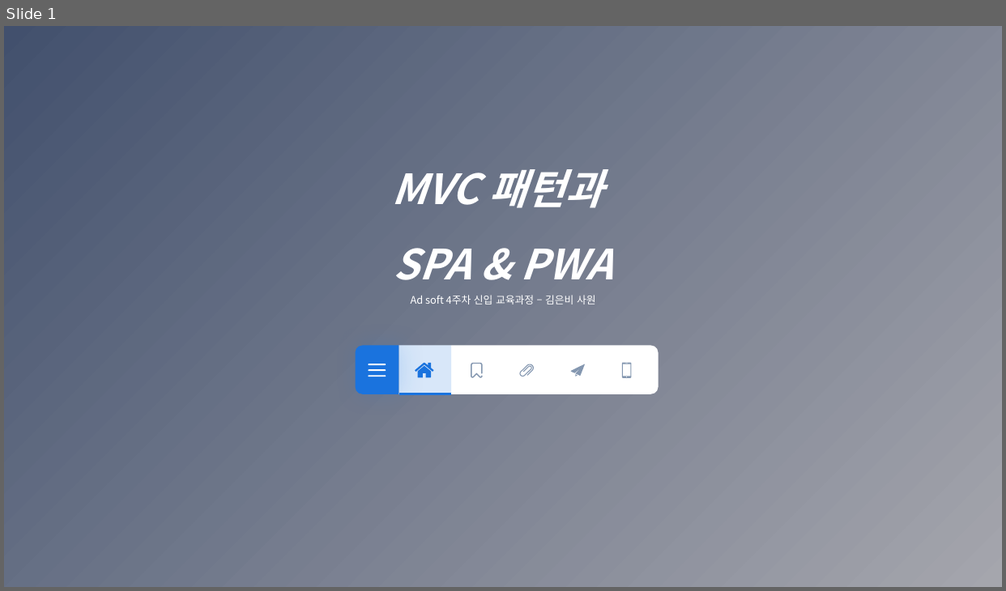
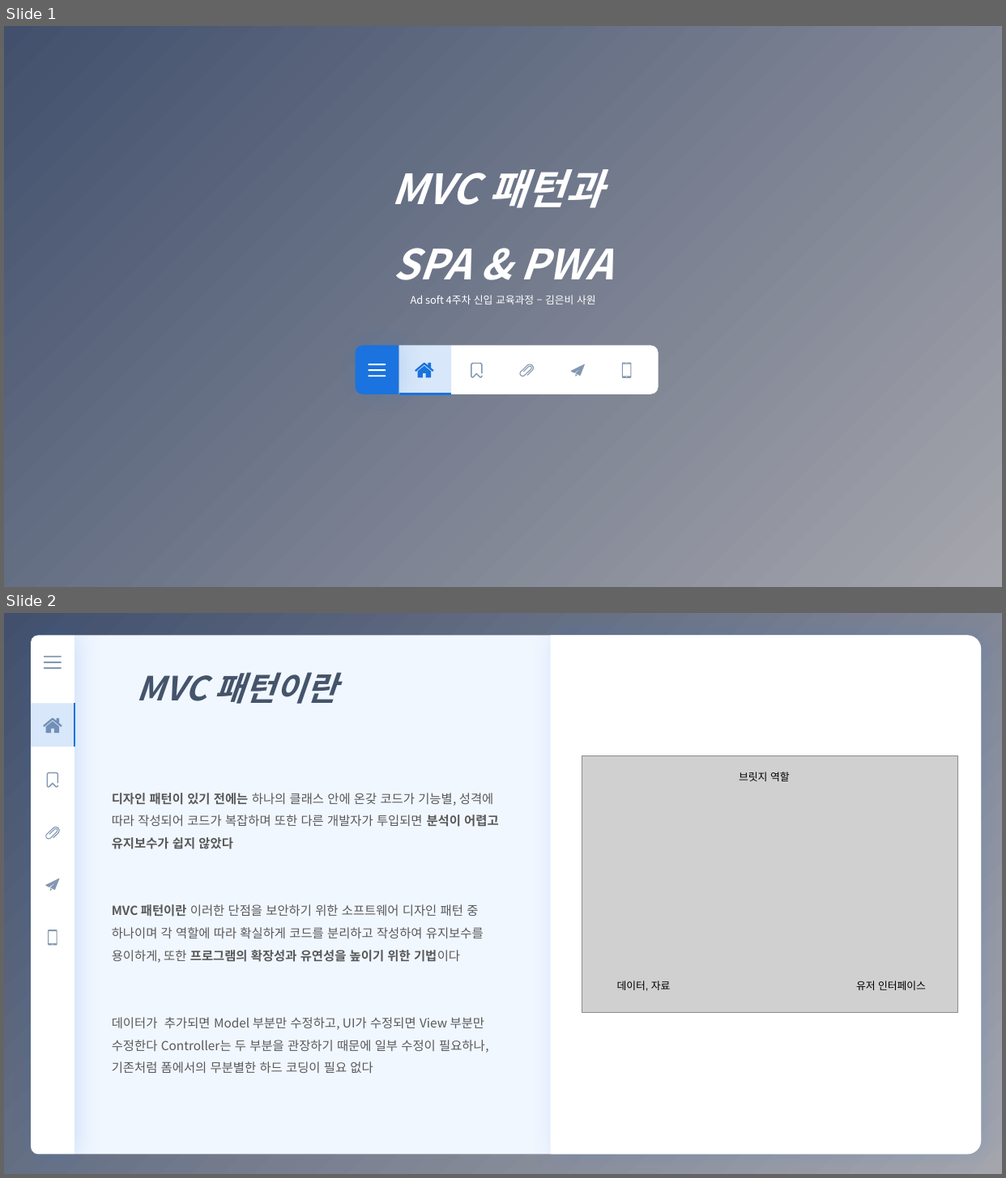
Before and after one commit to eunbee-kim/dmsql1471, a slide deck: 교육/4주차_MVC_SPA_PWA.pptx. Shown one above the other, each under a label of ours: slide 1 before the commit, slides 1 and 2 after it. The pictures are 1006x591 and 1006x1178 pixels, drawn with LibreOffice and Linux fonts; fonts in the diff are those of the drawing; grey boxes stand for pictures. Boxes give left, top, right and bottom in pixels: in the first picture for what was removed or moved away, otherwise in the second. Text is boxed around its words. In the diff, an @@ line names an element or a change of style, - is before the commit and + after.

```diff
--- a/교육/4주차_MVC_SPA_PWA.pptx
+++ b/교육/4주차_MVC_SPA_PWA.pptx
@@ slide 2 added at (4,613,1002,1174), background gradient #42506D to #A5A6AD @@
@@ round same rect added at (74,636,982,1155), fill #F1F7FF @@
@@ round same rect added at (551,635,982,1155), fill #FFFFFF @@
@@ group added at (31,635,74,1154): 6 freeform shapes, 3 rounded rectangles, 1 round same rect @@
@@ text added at (136,672,337,704), 32 pt, text #44546A, bold, italic @@
+MVC 패턴이란
@@ table added at (31,703,74,747), 1 rows, 1 columns @@
+
@@ picture added at (582,756,958,1013) @@
@@ text added at (739,772,790,781), 10 pt, text #000000 @@
+브릿지 역할
@@ text added at (112,793,498,1073), 12 pt, text #595959 @@
+디자인 패턴이 있기 전에는 하나의 클래스 안에 온갖 코드가 기능별, 성격에 따라 작성되어 코드가 복잡하며 또한 다른 개발자가 투입되면 분석이 어렵고 유지보수가 쉽지 않았다
+MVC 패턴이란 이러한 단점을 보안하기 위한 소프트웨어 디자인 패턴 중 하나이며 각 역할에 따라 확실하게 코드를 분리하고 작성하여 유지보수를 용이하게, 또한 프로그램의 확장성과 유연성을 높이기 위한 기법이다
+데이터가 추가되면 Model 부분만 수정하고, UI가 수정되면 View 부분만 수정한다 Controller는 두 부분을 관장하기 때문에 일부 수정이 필요하나, 기존처럼 폼에서의 무분별한 하드 코딩이 필요 없다
@@ text added at (617,981,671,991), 10 pt, text #000000 @@
+데이터, 자료
@@ text added at (856,981,926,990), 10 pt, text #000000 @@
+유저 인터페이스
```
Also in this commit, not shown: 1 slide changed, 4 other slides added, 2 other files.
